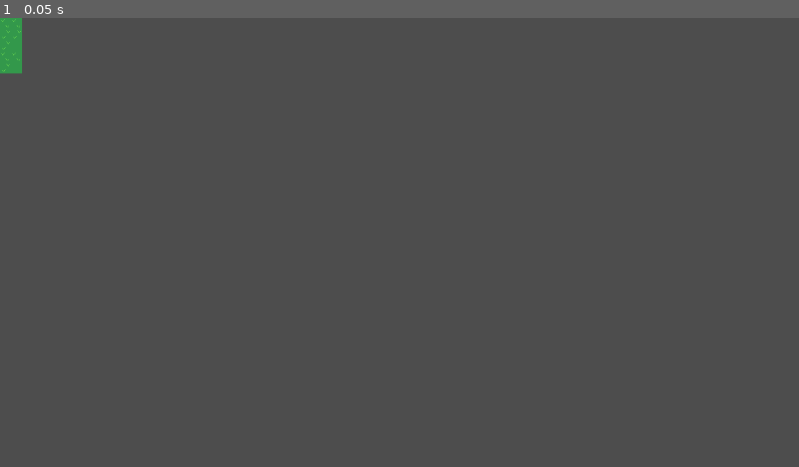
Above: before the commit, frame 1.
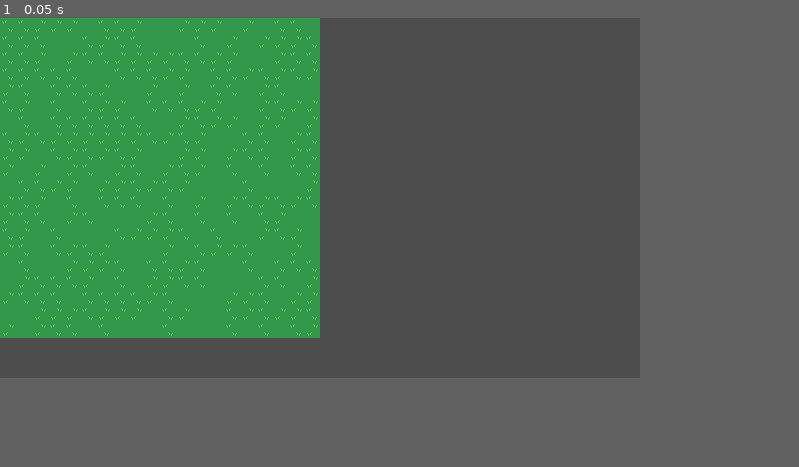
Above: after the commit, the same moment.

Repository: radek-stasta/ground-to-tower
Game: Godot game, scene res://Scenes/main.tscn
The game is run twice, just before and just after one commit, with the same random seed, the same clock (stepped at 60 frames per second) and the same inputs.
Inputs:
- Up to frame 1 (0.05 s): no input
In our replay, the window is 799x449 before the commit and 640x360 after it. These sizes can differ from the game's own. Grey fills any space a smaller window leaves; there, only what the larger window draws over its background counts as a difference.

The runs differ from the first frame. In frame 1, 28% of the frame differs, in the area x 0-41%, y 0-72%.

Commit message:
Updated project settings for better pixel art resolution

Diff:
--- a/Scenes/main.tscn
+++ b/Scenes/main.tscn
@@ -5,5 +5,5 @@
 [node name="Main" type="Node2D"]
 
 [node name="Ground" parent="." instance=ExtResource("1_jjgbg")]
-rows = 5
-columns = 2
+rows = 20
+columns = 20
--- a/project.godot
+++ b/project.godot
@@ -18,3 +18,14 @@
 [autoload]
 
 GroundEventBus="*res://Scripts/ground_event_bus.gd"
+
+[display]
+
+window/size/viewport_width=640
+window/size/viewport_height=360
+window/stretch/mode="viewport"
+window/stretch/scale_mode="integer"
+
+[rendering]
+
+2d/snap/snap_2d_transforms_to_pixel=true
